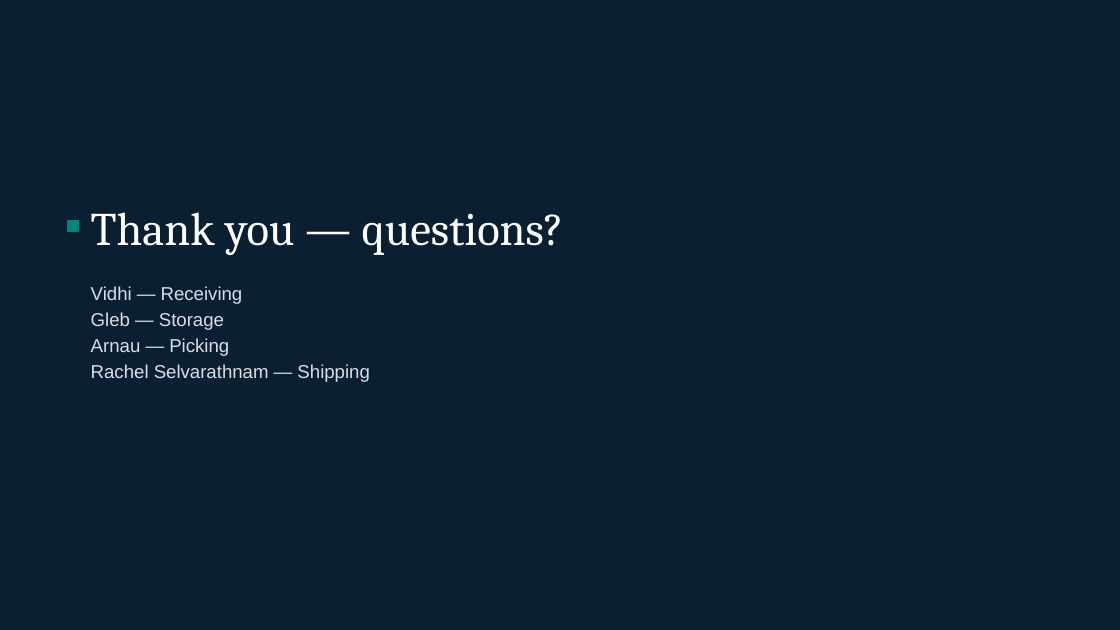
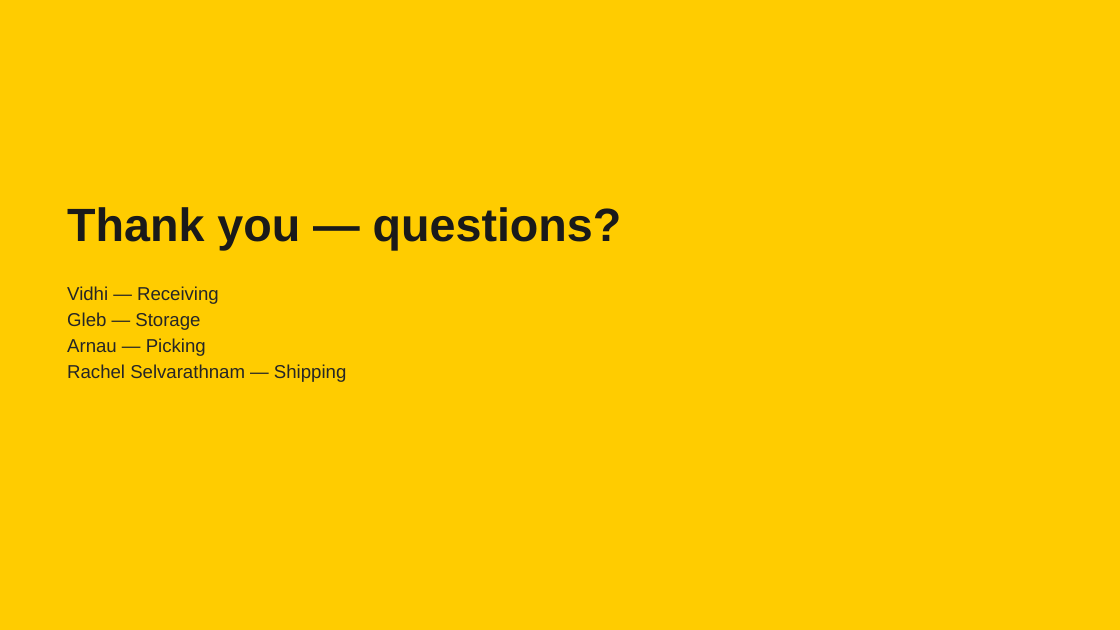
Before and after one commit to glebpankov2005-coder/Operations-Management-, a slide deck: slide 11 of deliverables/Presentation_Group3_Project_OTM.pptx (slide 15 before the commit). Drawn at 1120x630 pixels with LibreOffice and Linux fonts; fonts in the diff are those of the drawing. Boxes give left, top, right and bottom in pixels: in the first picture for what was removed or moved away, otherwise in the second. Text is boxed around its words. In the diff, an @@ line names an element or a change of style, - is before the commit and + after.

```diff
--- a/deliverables/Presentation_Group3_Project_OTM.pptx
+++ b/deliverables/Presentation_Group3_Project_OTM.pptx
@@ background #0B1F33 to #FFCC00 @@
@@ title "Thank you — questions?": place and size @@
-title "Thank you — questions?" at box(91, 212, 564, 255)
+title "Thank you — questions?" at box(67, 207, 622, 250)
@@ title "Thank you — questions?" at box(67, 207, 622, 250): font Cambria to Arial, text colour #FFFFFF to #1A1A1A, bold on @@
@@ rectangle removed at box(67, 220, 79, 232) @@
@@ text "Vidhi — Receiving": place and size @@
-text "Vidhi — Receiving" at box(91, 286, 369, 382)
+text "Vidhi — Receiving" at box(67, 286, 346, 382)
@@ text "Vidhi — Receiving" at box(67, 286, 346, 382): text colour #D9DDE3 to #262626 @@
```
Also in this commit, not shown: 16 other slides changed, 2 slides added, 1 slide removed, 4 other files.
